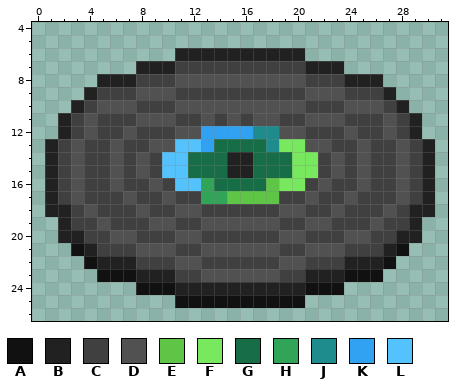
File history of a pixel-art sprite, textures/items/record_ward.png. Above, as it was before the edit.
The file is 32x32 pixels. Colours within 5 levels of each other are drawn and written as one. Shown: x 0..31, y 4..26.
Palette (. is transparent): A #111111  B #212121  C #404040  D #515151  E #5fc546  F #78e95f  G #176e46  H #32a457  J #1e8b8c  K #31a2f2  L #54c2fc
Pixels before, first column x 1:
 6 ..........BBBBBBBBBB..........
 7 .......BBBCCCCCCCCCCBBB.......
 8 ....BBBCCCDDDDDDDDDDCCCBBB....
 9 ...BCCCDDDCCCCCCCCCCDDDCCCB...
10 ..BCDDDCCCDDDDDDDDDDCCCDDDCB..
11 .BCDCCCDDDCCDCDCDDCCDDDCCCDCB.
12 .BCDCCDCCCDDKKKKJJDDCCCDCCDCB.
13 BCDCCDCCDDLLKGGGGJFFDDCCDCCDCB
14 BCDCCDCDCLLGGGBBGGGFFCDCDCCDCB
15 BCDCCDCDCLLGGGBBGGGFFCDCDCCDCB
16 BCDCCDCCDCLLHGGGGEFFCDCCDCCDCB
17 BCDCCCDCCDCCHHEEEECCDCCDCCCDCB
18 BBCDCCCDCCDDCCCCCCDDCCDCCCDCBB
19 .BCCDCCCDDCCDDDDDDCCDDCCCDCCB.
20 .BBCCDDCCCDDCCCCCCDDCCCDDCCBB.
21 ..ABCCCDDDCCDDDDDDCCDDDCCCBA..
22 ...ABBBCCCDDCCCCCCDDCCCBBBA...
23 ....AAABBBCCDDDDDDCCBBBAAA....
24 .......AAABBBBBBBBBBAAA.......
25 ..........AAAAAAAAAA..........
And afterwards:
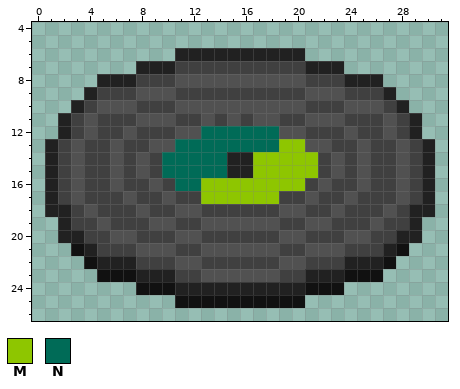
Colours new in this view: M #8ec600  N #006b57
From old to new:
y 12: x 13..18 KKKKJJ -> NNNNNN
y 13: x 11..20 LLKGGGGJFF -> NNNNNNNNMM
y 14..15: x 10..14 LLGGG -> NNNNN; x 17..21 GGGFF -> MMMMM
y 16: x 11..20 LLHGGGGEFF -> NNMMMMMMMM
y 17: x 13..18 HHEEEE -> MMMMMM
Changed places in both pictures, as pixel boxes (x1, y1, x2, y2):
changed: (162, 126, 318, 204)
